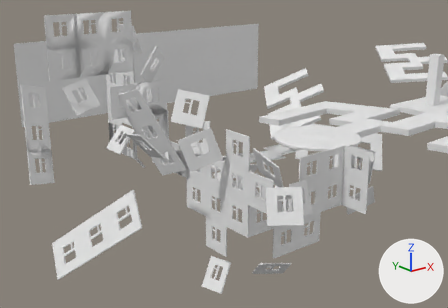
Before and after pictures for a commit that changed the OBJ model dist/data/maps/jamhub/model.obj.
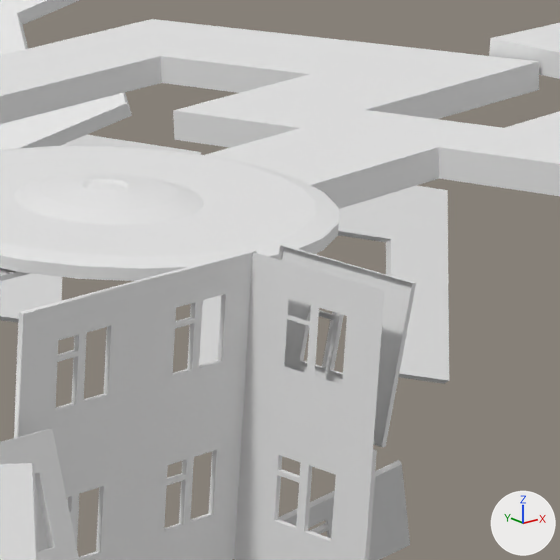
Each version is shown from a 50 mm camera at (-3105.0, -4269.0, 1784.0) aimed at (95.0, -269.0, 184.0), then close up on the part from 66% to 90% of the width and 32% to 67% of the height. The lights are fixed; the arrows at lower right show +X, +Y and +Z. Where no turn or scale is listed for an object, it has been applied to the vertices.

The first close-up shows 'Cube', 'Cube.1', 'grassy.2', 'tower', 'Объект_Диск.2'.
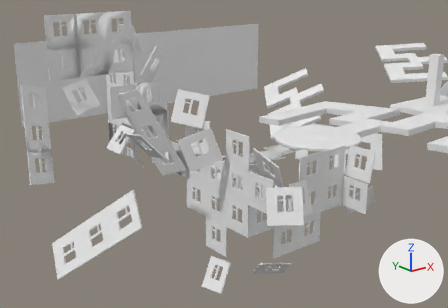
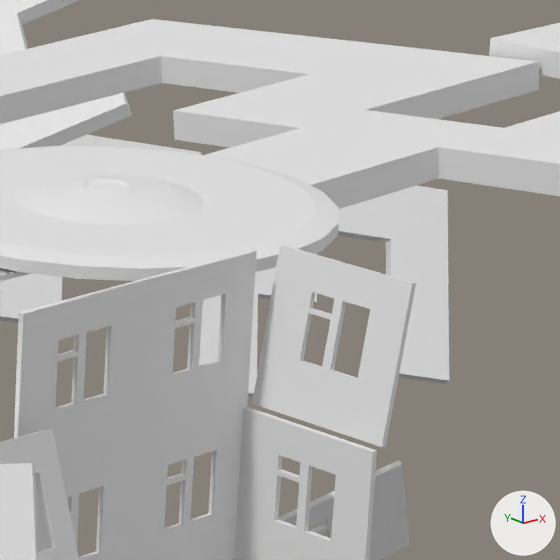
Where the change shows, as pixel boxes [x1, y1, x2, y2] in the close-ups (560 x 560 px; the box of a moved part takes in the faces that stretch with it):
part 1 of me_grassy_2, moved or reshaped: before [243, 252, 385, 452]; after [252, 246, 412, 447]

The change, as a diff of the scene's bpy script:
```diff
--- a/dist/data/maps/jamhub/model.obj.py
+++ b/dist/data/maps/jamhub/model.obj.py
@@ me_grassy_2 @@
 # used by ob_grassy_2; location = (0.0, 0.0, 0.0)
-me_grassy_2.from_pydata(...)  # 2352 vertices, 3291 faces; spans x -1643.0..1244.0, y -1494.0..1459.0, z -901.0..1350.0
+me_grassy_2.from_pydata(...)  # 2338 vertices, 3291 faces; spans x -1643.0..1244.0, y -1494.0..1459.0, z -901.0..1350.0
+# me_grassy_2 part 1
+# 14 vertices are removed from x 870.0, y -1215.0..-945.0, z 94.0..270.0
+# 14 faces are deleted
+# 14 new faces join them
 me_grassy_2.materials.append(mat_textures_grassy_grasstown_png)
```
